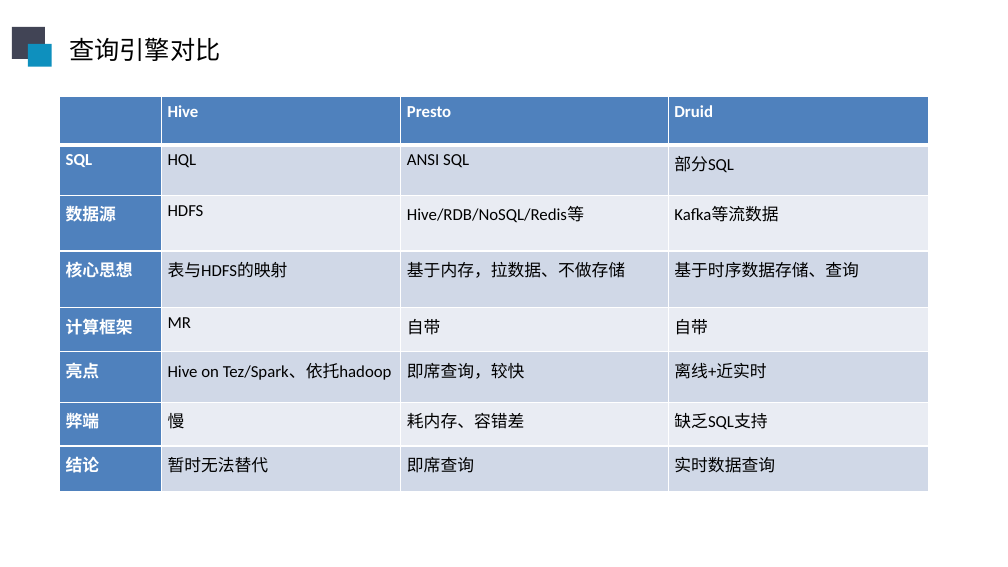
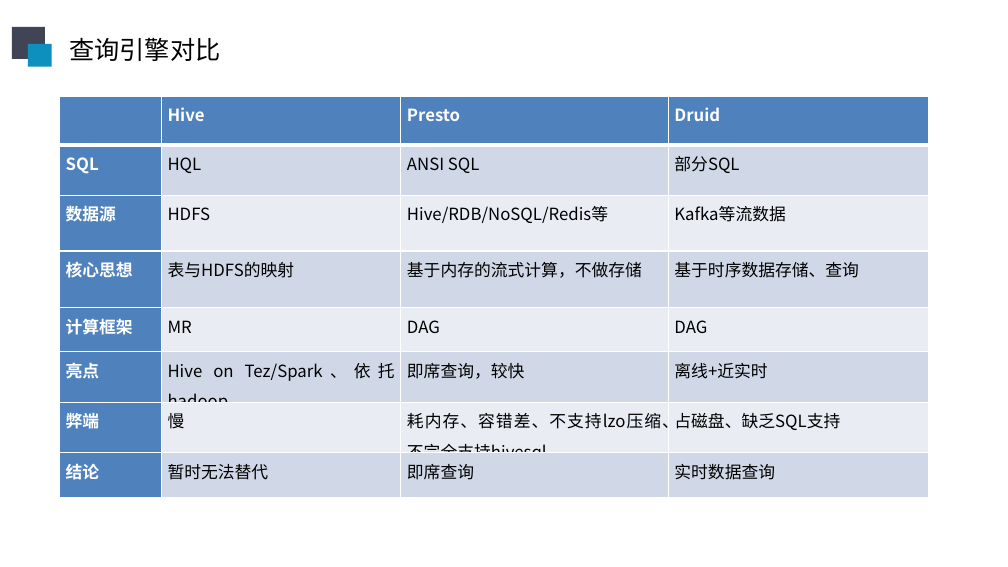
Before and after one commit to sunliangliang9201/interview_prepare, a slide deck: slide 11 of 在线阶段汇报20190606.pptx. Drawn at 1008x567 pixels with LibreOffice and Linux fonts; fonts in the diff are those of the drawing. Boxes give left, top, right and bottom in pixels: in the first picture for what was removed or moved away, otherwise in the second. Text is boxed around its words. In the diff, an @@ line names an element or a change of style, - is before the commit and + after.

```diff
--- a/在线阶段汇报20190606.pptx
+++ b/在线阶段汇报20190606.pptx
@@ table at bbox=[59, 97, 928, 493] @@
-row 4, column 3: 基于内存，拉数据、不做存储
+row 4, column 3: 基于内存的流式计算，不做存储
-row 5, column 3: 自带
+row 5, column 3: DAG
-row 5, column 4: 自带
+row 5, column 4: DAG
-row 7, column 3: 耗内存、容错差
+row 7, column 3: 耗内存、容错差、不支持lzo压缩、不完全支持hivesql
-row 7, column 4: 缺乏SQL支持
+row 7, column 4: 占磁盘、缺乏SQL支持
@@ font Calibri to Noto Sans CJK SC in "Hive", "Presto", "Druid", "SQL" and 22 more places @@
```
Also in this commit, not shown: 6 other slides changed.
